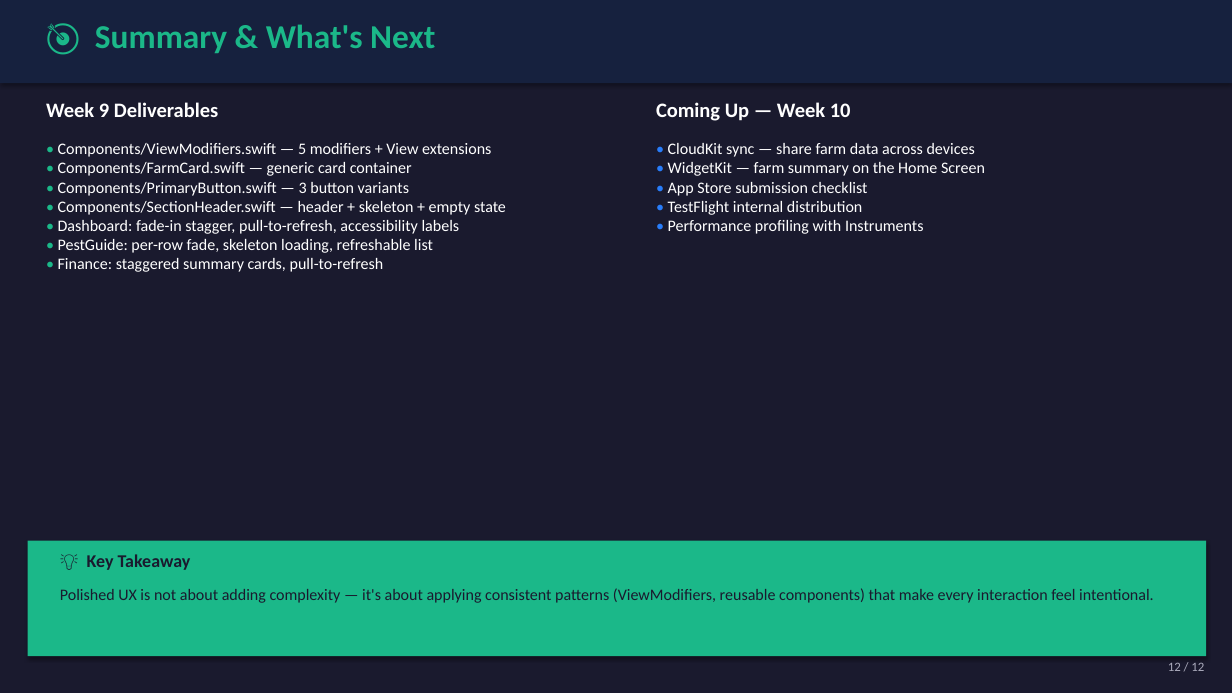
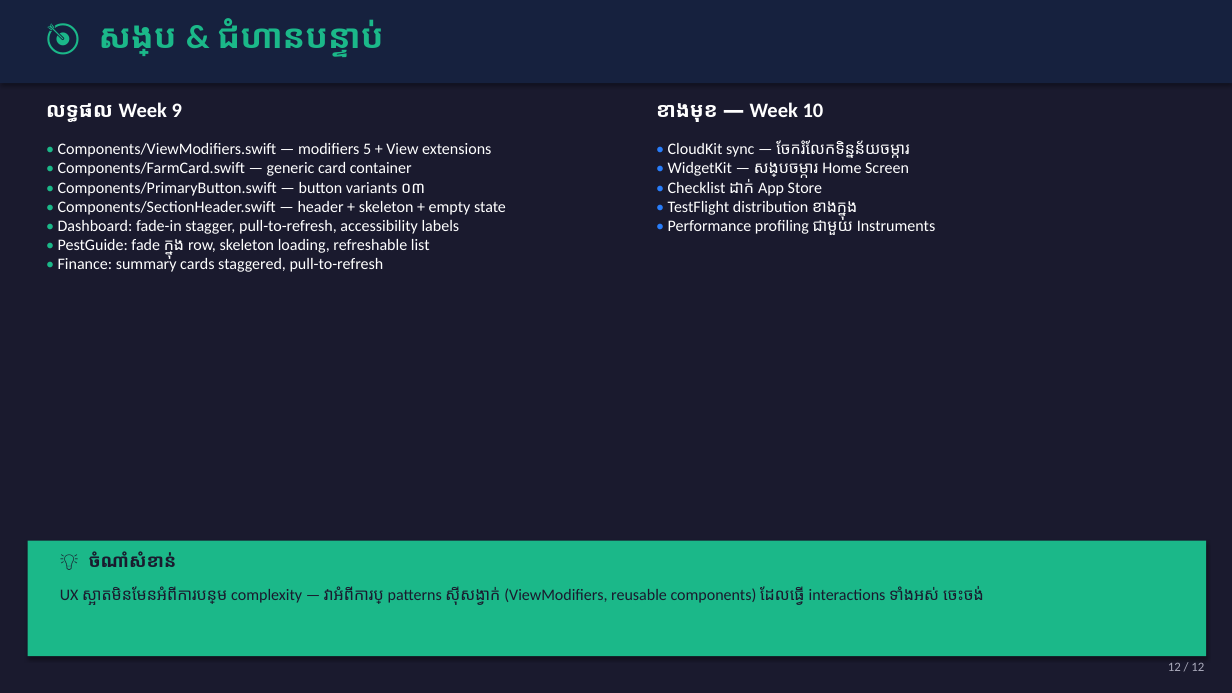
Before and after one commit to NemSothea/SwiftDoc, a slide deck: slide 12 of Week09/Week09_Advanced_UI_Animations.pptx. Drawn at 1232x693 pixels with LibreOffice and Linux fonts; fonts in the diff are those of the drawing. Boxes give left, top, right and bottom in pixels: in the first picture for what was removed or moved away, otherwise in the second. Text is boxed around its words. In the diff, an @@ line names an element or a change of style, - is before the commit and + after.

```diff
--- a/Week09/Week09_Advanced_UI_Animations.pptx
+++ b/Week09/Week09_Advanced_UI_Animations.pptx
@@ text at [99, 18, 382, 57]: text changed @@
-🎯 Summary & What's Next
+🎯 សង្ខេប & ជំហានបន្ទាប់
@@ text at [46, 102, 182, 122]: text changed @@
-Week 9 Deliverables
+លទ្ធផល Week 9
@@ text at [656, 102, 824, 122]: text changed @@
-Coming Up — Week 10
+ខាងមុខ — Week 10
@@ text at [58, 143, 491, 157]: text changed @@
-• Components/ViewModifiers.swift — 5 modifiers + View extensions
+• Components/ViewModifiers.swift — modifiers 5 + View extensions
@@ text at [668, 140, 936, 235]: text changed @@
-• CloudKit sync — share farm data across devices
-• WidgetKit — farm summary on the Home Screen
-• App Store submission checklist
-• TestFlight internal distribution
-• Performance profiling with Instruments
+• CloudKit sync — ចែករំលែកទិន្នន័យចម្ការ
+• WidgetKit — សង្ខេបចម្ការ Home Screen
+• Checklist ដាក់ App Store
+• TestFlight distribution ខាងក្នុង
+• Performance profiling ជាមួយ Instruments
@@ text at [58, 182, 425, 196]: text changed @@
-• Components/PrimaryButton.swift — 3 button variants
+• Components/PrimaryButton.swift — button variants ០៣
@@ text at [58, 239, 430, 272]: text changed @@
-• PestGuide: per-row fade, skeleton loading, refreshable list
-• Finance: staggered summary cards, pull-to-refresh
+• PestGuide: fade ក្នុង row, skeleton loading, refreshable list
+• Finance: summary cards staggered, pull-to-refresh
@@ text at [89, 551, 176, 567]: text changed @@
-💡 Key Takeaway
+💡 ចំណាំសំខាន់
@@ text at [60, 586, 983, 605]: text changed @@
-Polished UX is not about adding complexity — it's about applying consistent patterns (ViewModifiers, reusable components) that make every interaction feel intentional.
+UX ស្អាតមិនមែនអំពីការបន្ថែម complexity — វាអំពីការប្រើ patterns ស៊ីសង្វាក់ (ViewModifiers, reusable components) ដែលធ្វើ interactions ទាំងអស់ ចេះចង់
```
Also in this commit, not shown: 10 other slides changed, 21 other files.
